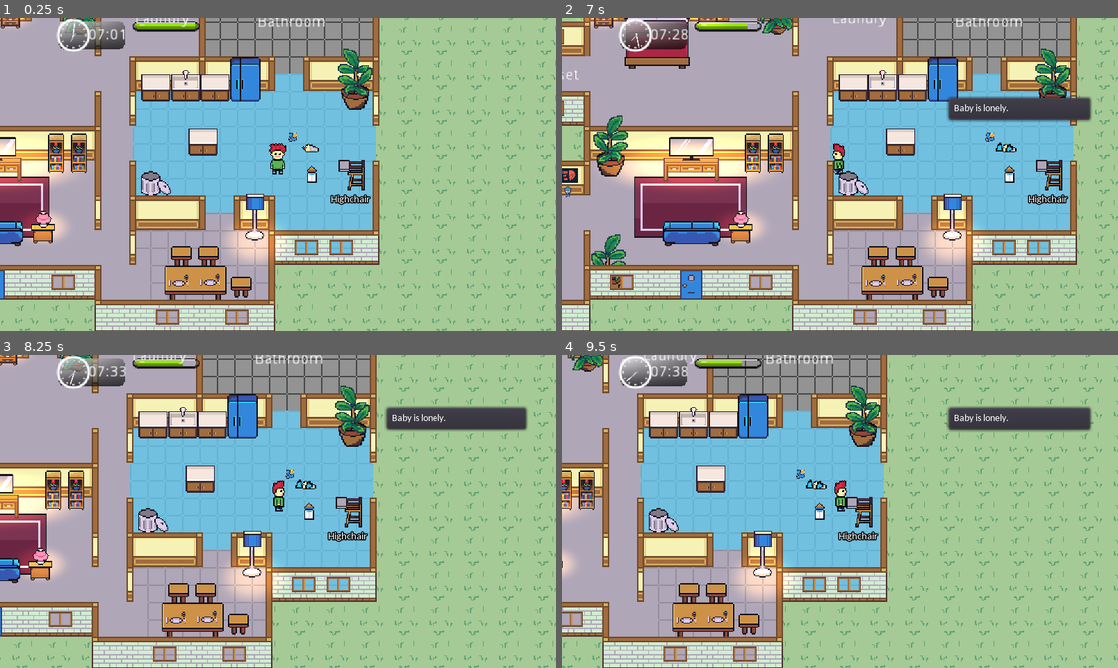
Above: before the commit, frames 1-4 (two rows, left to right).
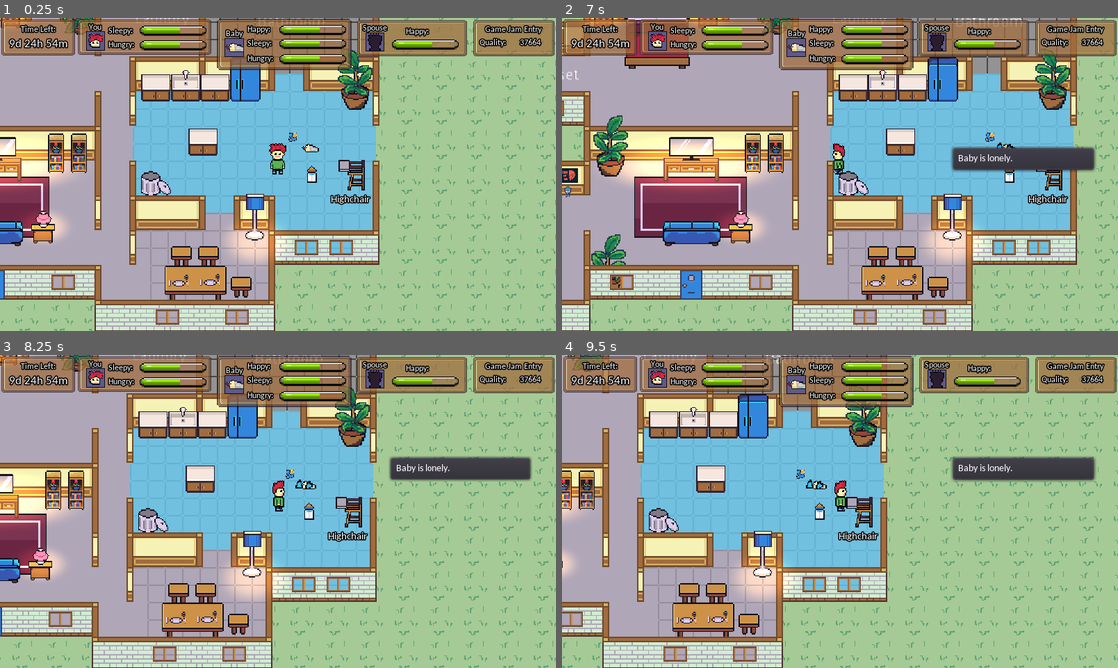
Above: after the commit, the same moments.

Repository: kevinms/godot-wild-jam-24
Game: Godot game, scene res://HouseV2.tscn
Two runs of this game, one before a commit and one after it. Both use one fixed random seed, a clock stepped at 60 frames per second and the inputs below. The engine's default icon, where the game draws it, is replaced by a stand-in: a white triangle on a blue panel in a dark square. Sound files missing from this copy of the repository are replaced by a short silence.
Inputs:
- Up to frame 1 (0.25 s): no input
- Up to frame 2 (7 s): tap Enter (ui_accept) at 0.5, 0.77, 1.52, 3.02, 3.77, 4.52, 6.02, 6.77 s; hold Right (ui_right) 0.53-2.03 s; hold Left (ui_left) 2.03-2.78 s; hold Right (ui_right) 2.78-4.28 s; hold Left (ui_left) 4.28-5.03 s; hold Right (ui_right) 5.03-5.78 s; hold Left (ui_left) from 5.78 s (still down)
- Up to frame 3 (8.25 s): release Left (ui_left) at 7.28 s; hold Right (ui_right) from 7.28 s (still down); tap Enter (ui_accept) at 7.52 s
- Up to frame 4 (9.5 s): keep holding Right (ui_right); tap Enter (ui_accept) at 9.02 s

The runs differ from the first frame. In frame 1, 12% of the frame differs, in the area x 0-100%, y 0-17%; in frame 2, 16%; in frame 3, 16%; in frame 4, 16%, in the area x 0-100%, y 0-41%.

Commit message:
Big update to the UI. It lost some of the features of the old one, so there is still lot's of work to do...

Diff:
--- a/Helper.gd
+++ b/Helper.gd
@@ -1,4 +1,27 @@
 extends Node
+
+var player_name: String
+var baby_name: String
+var spouse_name: String
+
+var characters_types: int
+var typing_error_rate: int
+var game_quality: int
+var trash_disposed: int
+var baby_pooped: int
+var baby_diapers_changed: int
+var baby_bottles_used: int
+var pizza_eaten: int
+
+func reset():
+	characters_types = 0
+	typing_error_rate = 0
+	game_quality = 0
+	trash_disposed = 0
+	baby_pooped = 0
+	baby_diapers_changed = 0
+	baby_bottles_used = 0
+	pizza_eaten = 0
 
 func get_player():
 	for player in get_tree().get_nodes_in_group("player"):
--- a/HouseV2.tscn
+++ b/HouseV2.tscn
@@ -38,6 +38,7 @@
 [ext_resource path="res://Furniture/BabyBottle.tscn" type="PackedScene" id=36]
 [ext_resource path="res://Interactions/FeedBabyMinigame/FeedBabyMinigame.tscn" type="PackedScene" id=37]
 [ext_resource path="res://World/NotificationPanel.tscn" type="PackedScene" id=38]
+[ext_resource path="res://UI/StatsPanel.tscn" type="PackedScene" id=39]
 
 [sub_resource type="TileSet" id=1]
 0/name = "floor-tiles-v2.png 0"
@@ -504,14 +505,19 @@
 [node name="Camera2D" type="Camera2D" parent="YSort/Player"]
 current = true
 
+[node name="StatsPanel" parent="YSort/Player/Camera2D" instance=ExtResource( 39 )]
+position = Vector2( -255.242, -143.089 )
+z_index = 800
+
 [node name="GUI" parent="YSort/Player/Camera2D" instance=ExtResource( 30 )]
+visible = false
 margin_left = -207.994
 margin_top = -148.347
 margin_right = -62.9944
 margin_bottom = -108.347
 
 [node name="NotificationPanel" parent="YSort/Player/Camera2D" instance=ExtResource( 38 )]
-position = Vector2( 98.1789, -72.2408 )
+position = Vector2( 101.925, -26.1679 )
 z_index = 300
 
 [node name="TrashThrowing" parent="YSort/Player/Camera2D" instance=ExtResource( 33 )]
--- a/UI/GUI.tscn
+++ b/UI/GUI.tscn
@@ -9,17 +9,16 @@
 [ext_resource path="res://UI/clock_hour_hand.png" type="Texture" id=7]
 [ext_resource path="res://Fonts/carlito/Carlito-Regular.ttf" type="DynamicFontData" id=8]
 
-[sub_resource type="DynamicFont" id=3]
+[sub_resource type="DynamicFont" id=1]
 size = 75
 outline_size = 1
 outline_color = Color( 0.447059, 0.447059, 0.447059, 1 )
 font_data = ExtResource( 8 )
 
-[sub_resource type="DynamicFont" id=4]
+[sub_resource type="DynamicFont" id=2]
 font_data = ExtResource( 8 )
 
-[sub_resource type="Animation" id=2]
-resource_name = "EndOfDay"
+[sub_resource type="Animation" id=3]
 length = 3.4
 tracks/0/type = "value"
 tracks/0/path = NodePath("CanvasLayer/ColorRect:color")
@@ -142,8 +141,7 @@
 "values": [ Color( 1, 1, 1, 0 ), Color( 1, 1, 1, 1 ), Color( 1, 1, 1, 1 ), Color( 1, 1, 1, 0 ) ]
 }
 
-[sub_resource type="Animation" id=1]
-resource_name = "FadeToBlack"
+[sub_resource type="Animation" id=4]
 length = 0.5
 tracks/0/type = "value"
 tracks/0/path = NodePath("CanvasLayer/ColorRect:color")
@@ -250,23 +248,23 @@
 margin_top = 106.0
 margin_right = 352.0
 margin_bottom = 182.0
-custom_fonts/font = SubResource( 3 )
+custom_fonts/font = SubResource( 1 )
 custom_colors/font_color = Color( 1, 1, 1, 0 )
 custom_colors/font_outline_modulate = Color( 0.745098, 0.745098, 0.745098, 0 )
 text = "Day: 0"
 
 [node name="RemainingLabel" type="Label" parent="CanvasLayer/CenterContainer"]
 margin_left = 200.0
-margin_top = 200.0
+margin_top = 136.0
 margin_right = 312.0
 margin_bottom = 152.0
-custom_fonts/font = SubResource( 4 )
+custom_fonts/font = SubResource( 2 )
 custom_colors/font_color = Color( 1, 1, 1, 0 )
 text = "9 days remaining"
 
 [node name="AnimationPlayer" type="AnimationPlayer" parent="."]
-anims/EndOfDay = SubResource( 2 )
-anims/FadeToBlack = SubResource( 1 )
+anims/EndOfDay = SubResource( 3 )
+anims/FadeToBlack = SubResource( 4 )
 
 [node name="margin" type="MarginContainer" parent="."]
 margin_right = 512.0
--- a/UI/StatsPanel.tscn
+++ b/UI/StatsPanel.tscn
@@ -1,10 +1,12 @@
-[gd_scene load_steps=7 format=2]
+[gd_scene load_steps=10 format=2]
 
 [ext_resource path="res://Characters/spouse-outline.png" type="Texture" id=1]
 [ext_resource path="res://Fonts/carlito/Carlito-Regular.ttf" type="DynamicFontData" id=2]
 [ext_resource path="res://Furniture/Assets/dialogue-white.png" type="Texture" id=3]
 [ext_resource path="res://UI/bar_outline.png" type="Texture" id=4]
 [ext_resource path="res://UI/green_bar.png" type="Texture" id=5]
+[ext_resource path="res://Characters/baby-picture.png" type="Texture" id=6]
+[ext_resource path="res://Characters/player-picture.png" type="Texture" id=7]
 
 [sub_resource type="DynamicFont" id=1]
 size = 8
@@ -12,12 +14,18 @@
 outline_color = Color( 0, 0, 0, 1 )
 font_data = ExtResource( 2 )
 
-[node name="Position2D" type="Position2D"]
-
-[node name="YourPanel2" type="Node2D" parent="."]
+[sub_resource type="DynamicFont" id=2]
+size = 11
+outline_size = 1
+outline_color = Color( 0, 0, 0, 1 )
+font_data = ExtResource( 2 )
+
+[node name="StatsPanel" type="Position2D"]
+
+[node name="TimePanel" type="Node2D" parent="."]
 position = Vector2( 0.45726, 0.407364 )
 
-[node name="NinePatchRect" type="NinePatchRect" parent="YourPanel2"]
+[node name="NinePatchRect" type="NinePatchRect" parent="TimePanel"]
 modulate = Color( 1, 1, 1, 0.737255 )
 margin_right = 68.0
 margin_bottom = 33.0
@@ -30,29 +38,27 @@
 "_edit_use_anchors_": false
 }
 
-[node name="Title" type="Label" parent="YourPanel2"]
+[node name="Title" type="Label" parent="TimePanel"]
 margin_left = 6.33352
-margin_top = 4.41875
+margin_top = 6.41875
 margin_right = 62.3335
-margin_bottom = 12.4187
+margin_bottom = 14.4187
 grow_horizontal = 2
 custom_fonts/font = SubResource( 1 )
-text = "Game Jam Entry:"
-align = 1
-__meta__ = {
-"_edit_use_anchors_": false
-}
-
-[node name="TimeLeft" type="Label" parent="YourPanel2"]
-margin_left = -6.74776
-margin_top = 13.8581
-margin_right = 49.2522
-margin_bottom = 21.8581
+text = "Time Left:"
+align = 1
+__meta__ = {
+"_edit_use_anchors_": false
+}
+
+[node name="TimeLeft" type="Label" parent="TimePanel"]
+margin_left = 3.66591
+margin_top = 17.0
+margin_right = 64.6659
+margin_bottom = 25.0
 grow_horizontal = 2
-custom_fonts/font = SubResource( 1 )
-text = "9 days
-2 hours
-1 minute"
+custom_fonts/font = SubResource( 2 )
+text = "9d 24h 54m"
 align = 1
 __meta__ = {
 "_edit_use_anchors_": false
@@ -77,7 +83,7 @@
 [node name="Sprite" type="Sprite" parent="YourPanel"]
 position = Vector2( 16.3189, 20.1134 )
 scale = Vector2( 0.88125, 0.88125 )
-texture = ExtResource( 1 )
+texture = ExtResource( 7 )
 
 [node name="Title" type="Label" parent="YourPanel"]
 margin_left = 4.69811
@@ -157,7 +163,7 @@
 [node name="Sprite" type="Sprite" parent="BabyPanel"]
 position = Vector2( 15.8985, 26.2099 )
 scale = Vector2( 0.88125, 0.88125 )
-texture = ExtResource( 1 )
+texture = ExtResource( 6 )
 
 [node name="Title" type="Label" parent="BabyPanel"]
 margin_left = 4.27765
Binary file added: Characters/baby-picture.png
Not shown, added: Characters/baby-picture.png.import
Binary file added: Characters/player-picture.png
Not shown, added: Characters/player-picture.png.import
Not shown: 1 places in HouseV2.tscn that only renumber resources
Not shown, added: Characters/baby-picture.xcf
Not shown, added: Characters/player-picture.xcf
